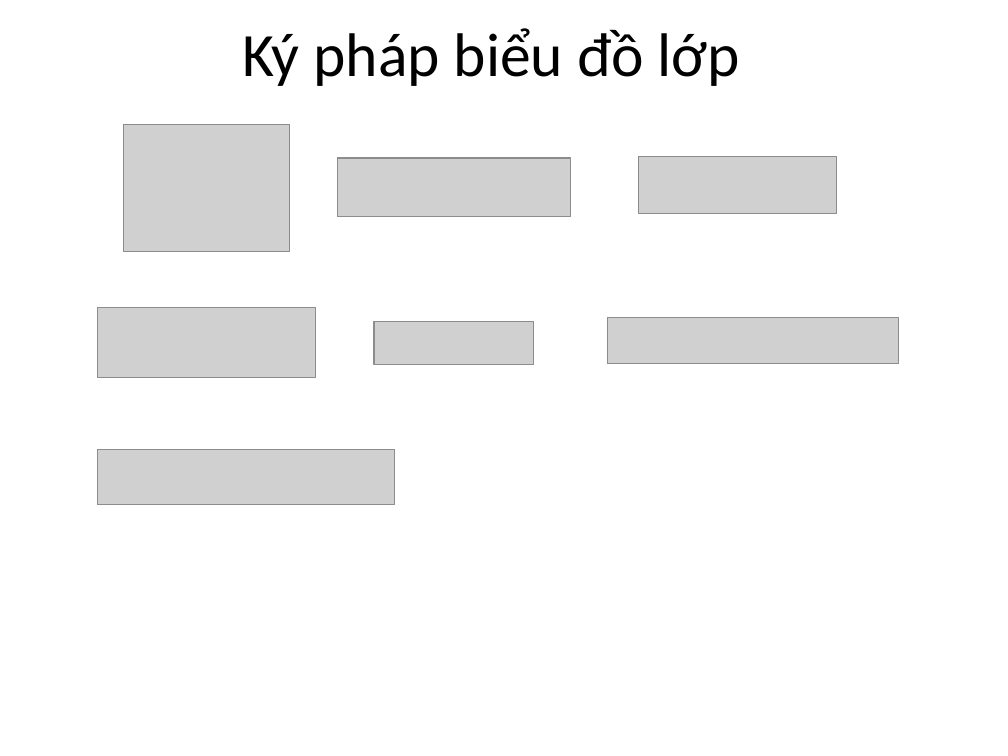
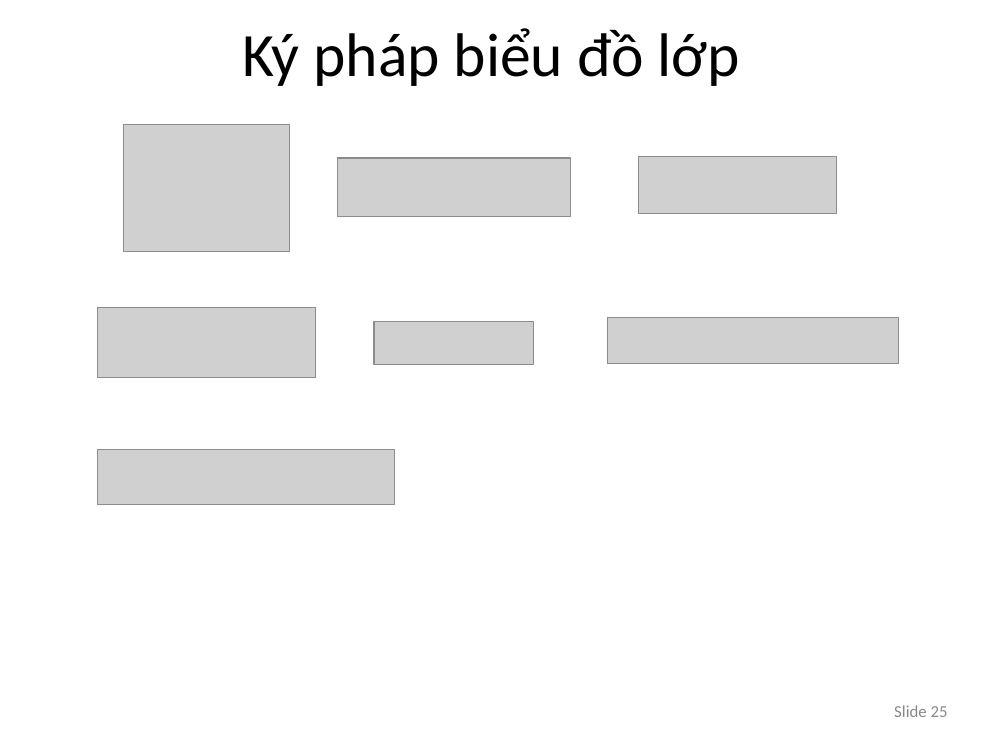
Before and after one commit to hoangtheky/PTTKHT, a slide deck: slide 25 of Slides/lec5_phan_tich_cau_truc.ppt. Drawn at 1008x756 pixels with LibreOffice and Linux fonts; fonts in the diff are those of the drawing; grey boxes stand for pictures. Boxes give left, top, right and bottom in pixels: in the first picture for what was removed or moved away, otherwise in the second. Text is boxed around its words. In the diff, an @@ line names an element or a change of style, - is before the commit and + after.

```diff
--- a/Slides/lec5_phan_tich_cau_truc.ppt
+++ b/Slides/lec5_phan_tich_cau_truc.ppt
@@ page number added at (894,705,948,717), 12 pt, text #898989 @@
+Slide 25
```
Also in this commit, not shown: 39 other slides changed, 3 slides added, 4 slides removed, 2 other files.
